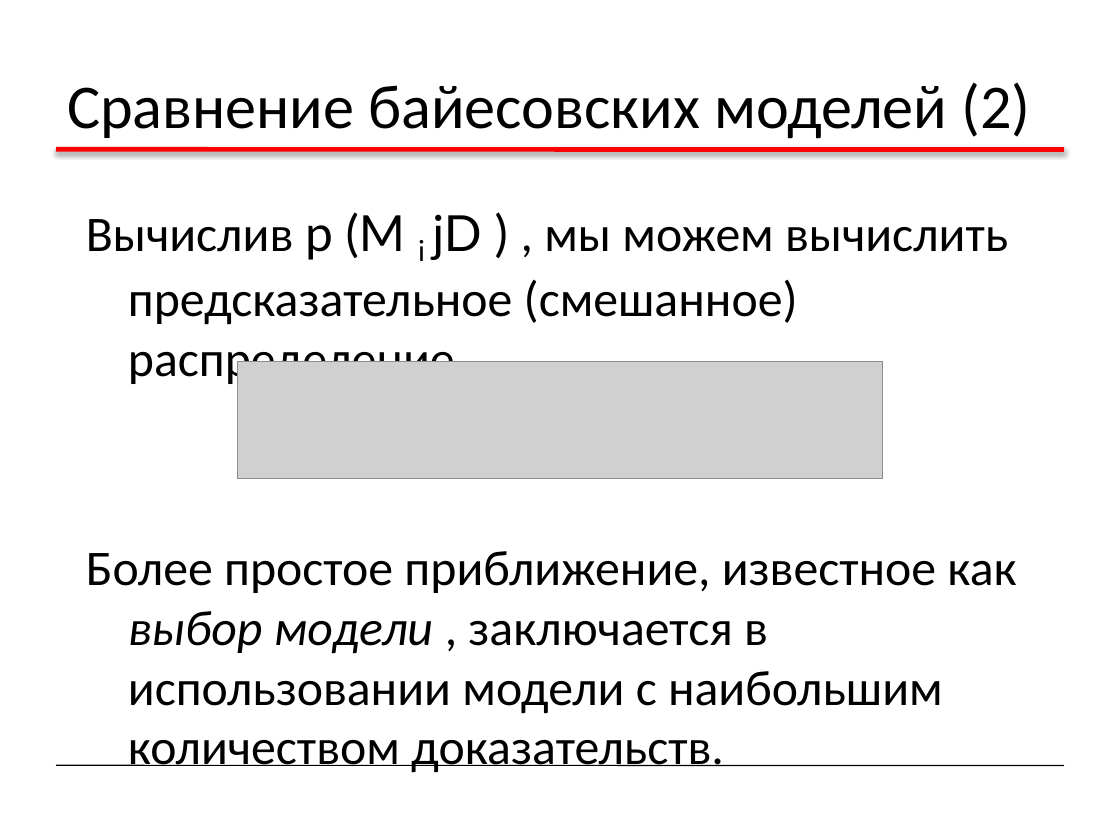
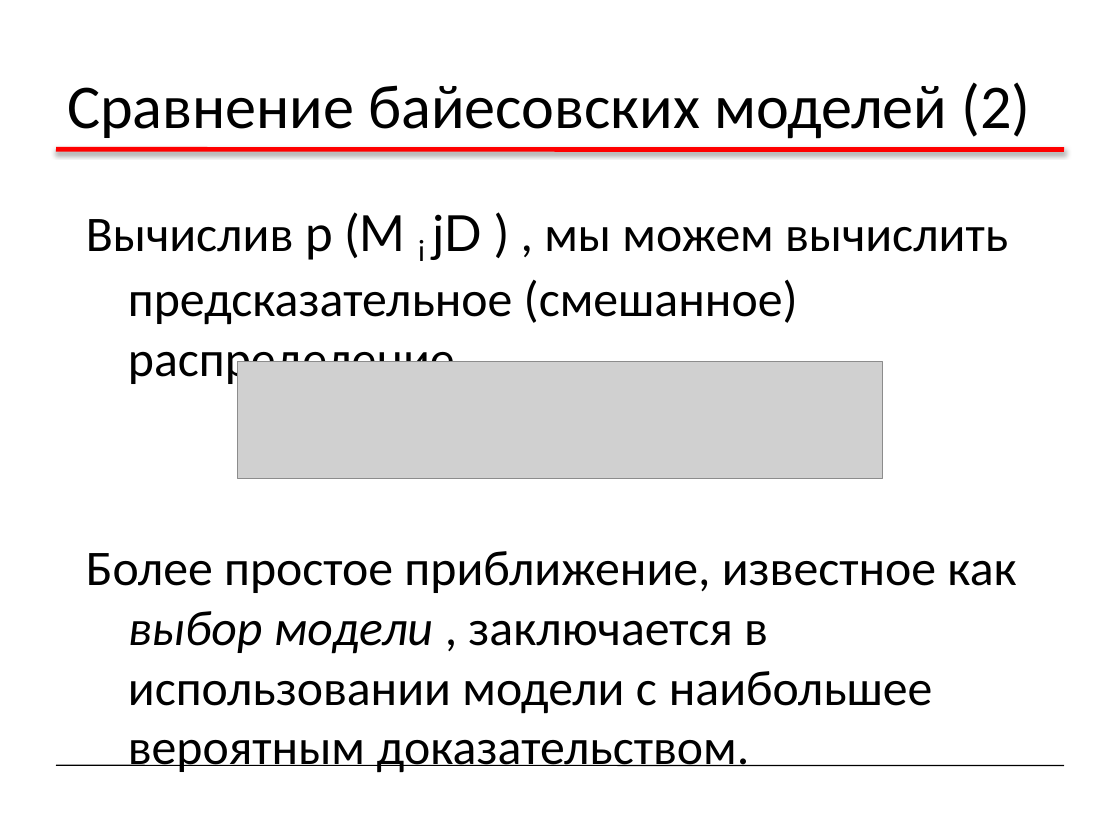
Before and after one commit to sudakov/ai-lab, a slide deck: slide 43 of ML2.pptx. Drawn at 1120x840 pixels with LibreOffice and Linux fonts; fonts in the diff are those of the drawing; grey boxes stand for pictures. Boxes give left, top, right and bottom in pixels: in the first picture for what was removed or moved away, otherwise in the second. Text is boxed around its words. In the diff, an @@ line names an element or a change of style, - is before the commit and + after.

```diff
--- a/ML2.pptx
+++ b/ML2.pptx
@@ text at (86, 551, 1016, 772): text changed @@
-Более простое приближение, известное как выбор модели , заключается в использовании модели с наибольшим количеством доказательств.
+Более простое приближение, известное как выбор модели , заключается в использовании модели с наибольшее вероятным доказательством.
```
Also in this commit, not shown: 2 other slides changed, 3 other files.
